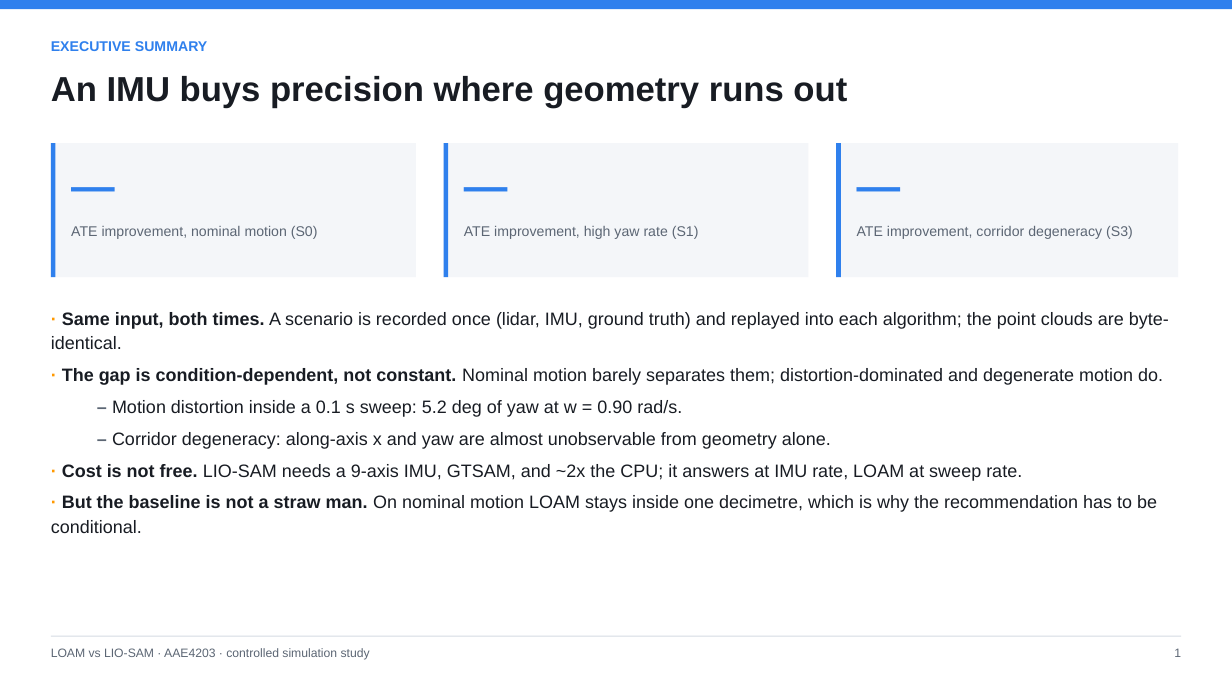
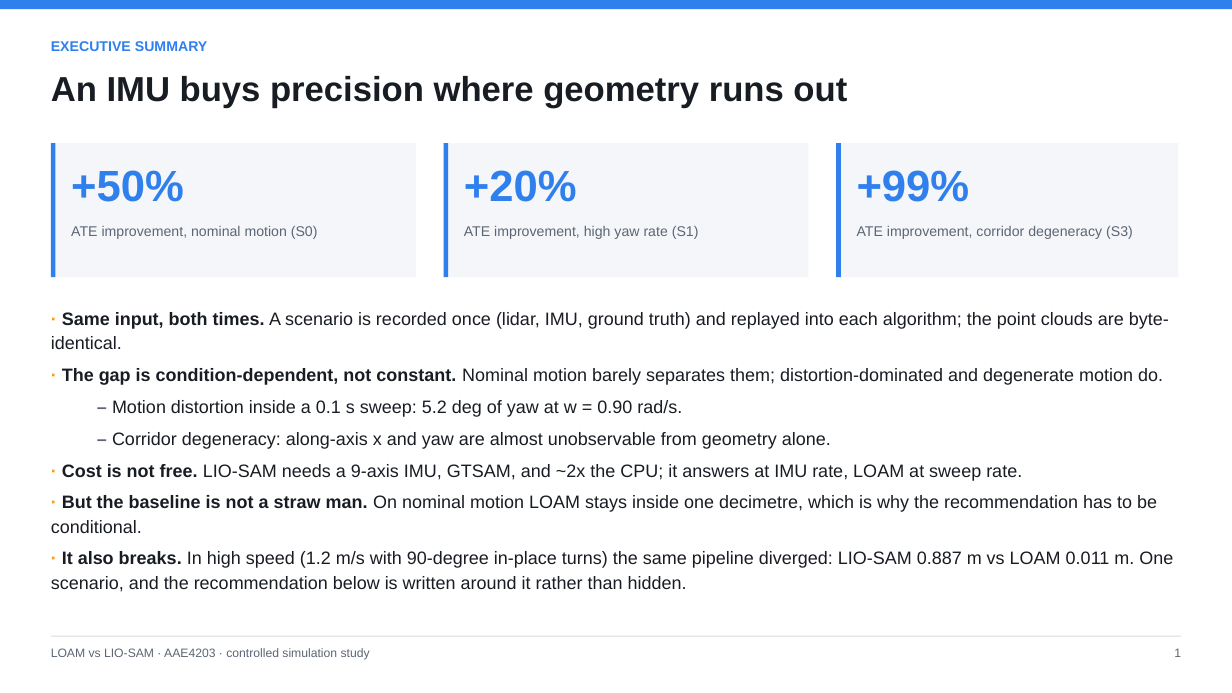
Before and after one commit to broken-pear/AAE4203_LIOSAM_demo, a slide deck: slide 2 of report/LOAM_vs_LIOSAM_comparison.pptx. Drawn at 1232x693 pixels with LibreOffice and Linux fonts; fonts in the diff are those of the drawing. Boxes give left, top, right and bottom in pixels: in the first picture for what was removed or moved away, otherwise in the second. Text is boxed around its words. In the diff, an @@ line names an element or a change of style, - is before the commit and + after.

Commit message:
Put the failure on the summary and closing slides, next to the wins
The six-scenario table now says two opposite things at once: LIO-SAM is better in five scenarios, by 98.6% in the corridor, and it diverges in the sixth (0.887 m against LOAM's 0.011 m at 1.2 m/s). A deck that reports the first three numbers on its opening slide and stops is advertising, not analysis - so both the executive summary and the closing slide now detect a scenario where LIO-SAM is more than ten times worse than the baseline and state it with the numbers, in the same voice as the wins.

Also records the measured table in results/tables/all_runs.csv, which is tracked, so the report's numbers live in the repository rather than only on the machine that produced them. Figures are not in the repository, so the deck renders 'figure pending' until it is rebuilt where results/figures/ exists.

```diff
--- a/report/LOAM_vs_LIOSAM_comparison.pptx
+++ b/report/LOAM_vs_LIOSAM_comparison.pptx
@@ text at <box>71,170,184,202</box>: text changed @@
-—
++50%
@@ text at <box>464,170,577,202</box>: text changed @@
-—
++20%
@@ text at <box>857,170,970,202</box>: text changed @@
-—
++99%
@@ text at <box>51,551,1173,591</box>: paragraph added @@
+· It also breaks. In high speed (1.2 m/s with 90-degree in-place turns) the same pipeline diverged: LIO-SAM 0.887 m vs LOAM 0.011 m. One scenario, and the recommendation below is written around it rather than hidden.
```
Also in this commit, not shown: 5 other slides changed, 2 other files.
